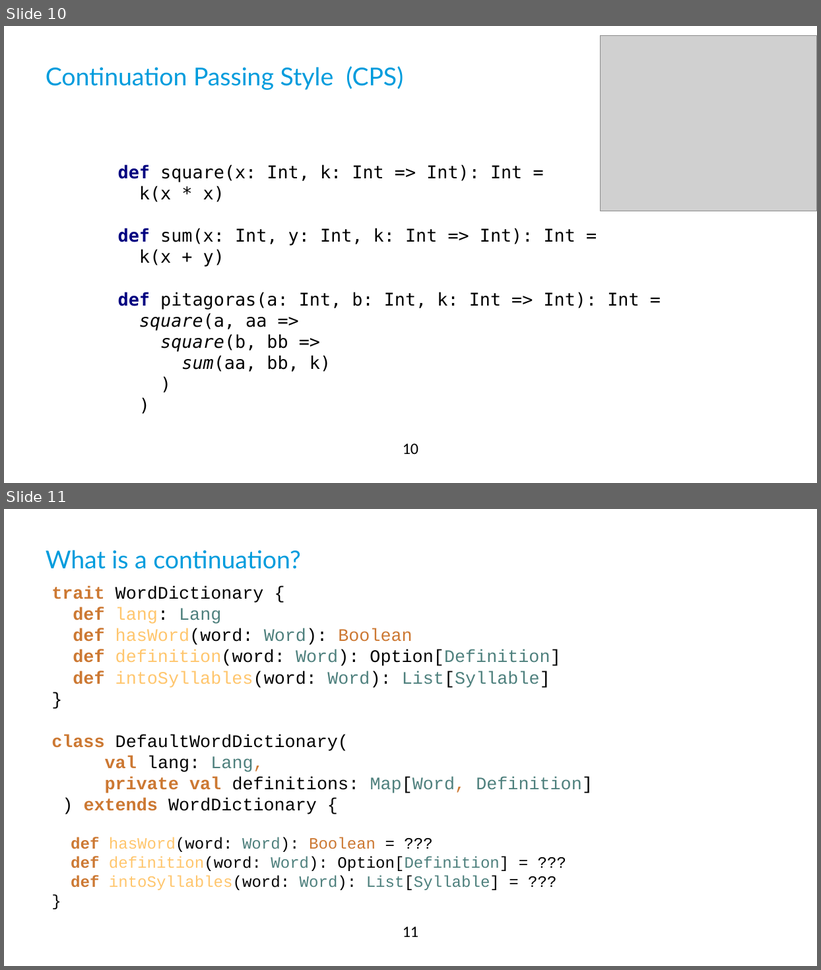
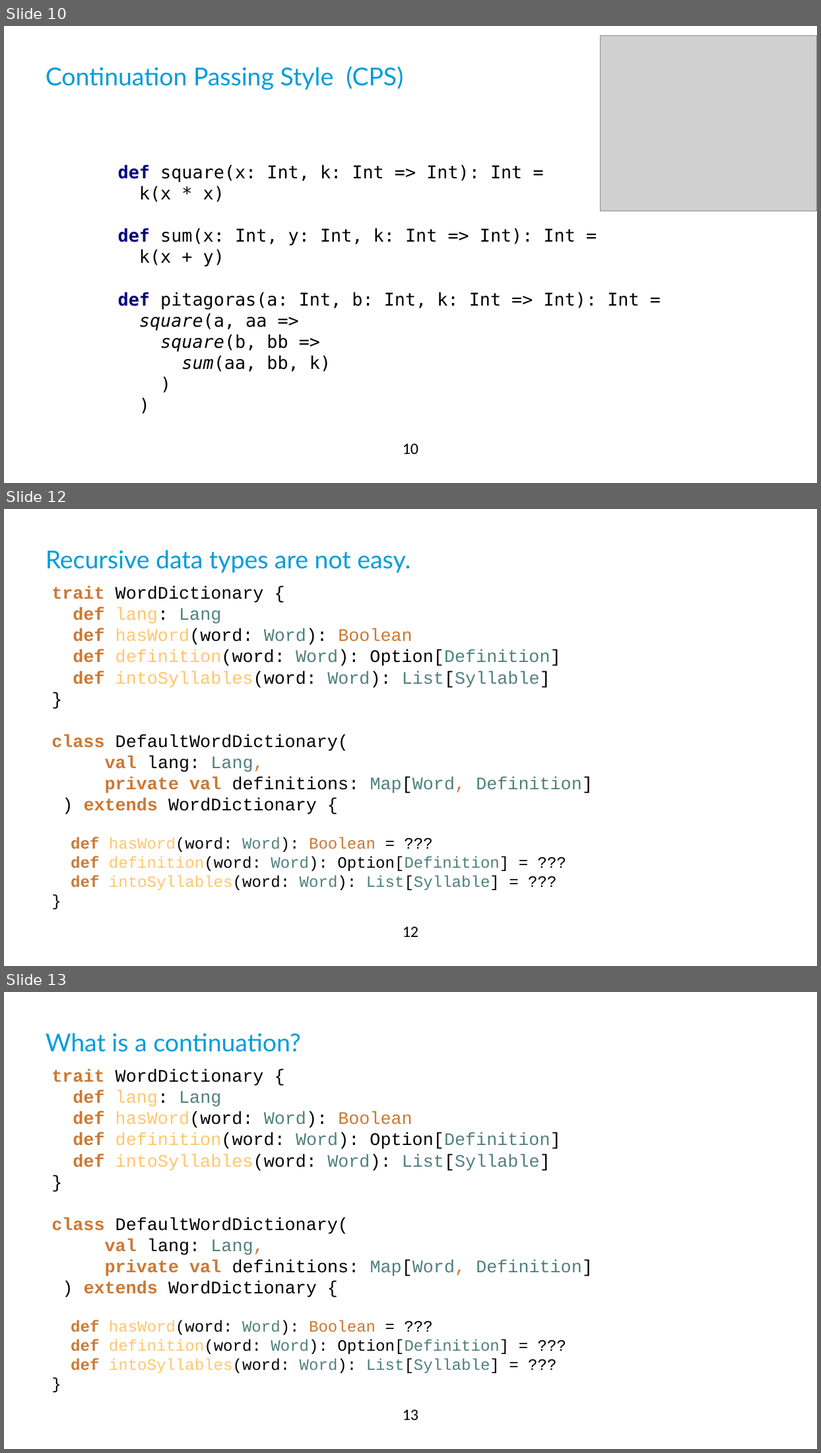
Before and after one commit to qqupp/continuations-playground, a slide deck: docs/diy-continuations.pptx. Shown one above the other, each under a label of ours: slides 10 and 11 before the commit, slides 10, 12 and 13 after it; the slides between them are not shown. The pictures are 821x970 and 821x1453 pixels, drawn with LibreOffice and Linux fonts; fonts in the diff are those of the drawing; grey boxes stand for pictures; background and template pictures are left out. Boxes give left, top, right and bottom in pixels: in the first picture for what was removed or moved away, otherwise in the second. Text is boxed around its words. In the diff, an @@ line names an element or a change of style, - is before the commit and + after.

```diff
--- a/docs/diy-continuations.pptx
+++ b/docs/diy-continuations.pptx
@@ slide 12 added at [4, 509, 817, 966], background #FFFFFF; not listed: 1 template element that a slide beside it also shows @@
@@ title added at [46, 550, 411, 573], 28 pt, text #009CDD @@
+Recursive data types are not easy.
@@ text added at [52, 586, 593, 890], 20 pt, text #000000 @@
+trait WordDictionary {
+def lang: Lang
+def hasWord(word: Word): Boolean
+def definition(word: Word): Option[Definition]
+def intoSyllables(word: Word): List[Syllable]
+}
+class DefaultWordDictionary(
+val lang: Lang,
+private val definitions: Map[Word, Definition]
+) extends WordDictionary {
+def hasWord(word: Word): Boolean = ???
+def definition(word: Word): Option[Definition] = ???
+def intoSyllables(word: Word): List[Syllable] = ???
+}
@@ what was slide 11 is now slide 13 @@
@@ page number at [403, 1410, 418, 1420]: text changed @@
-11
+13
```
Also in this commit, not shown: 1 other slide added, 1 slide removed, 2 other files.
